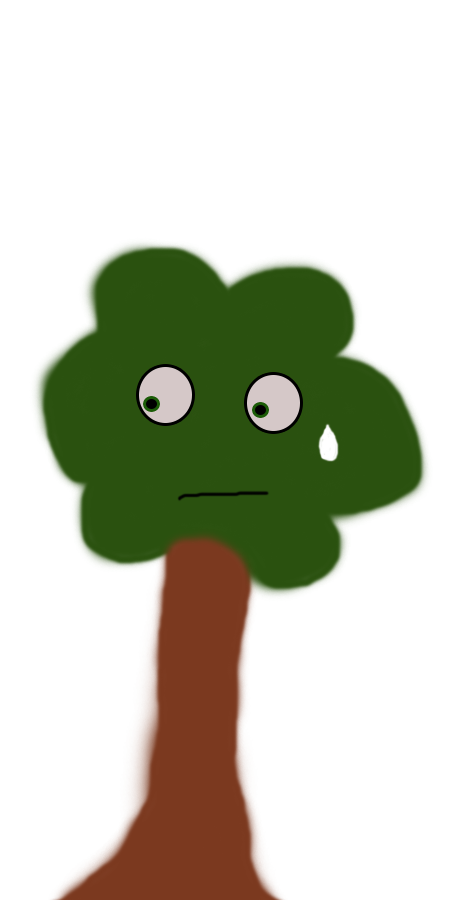
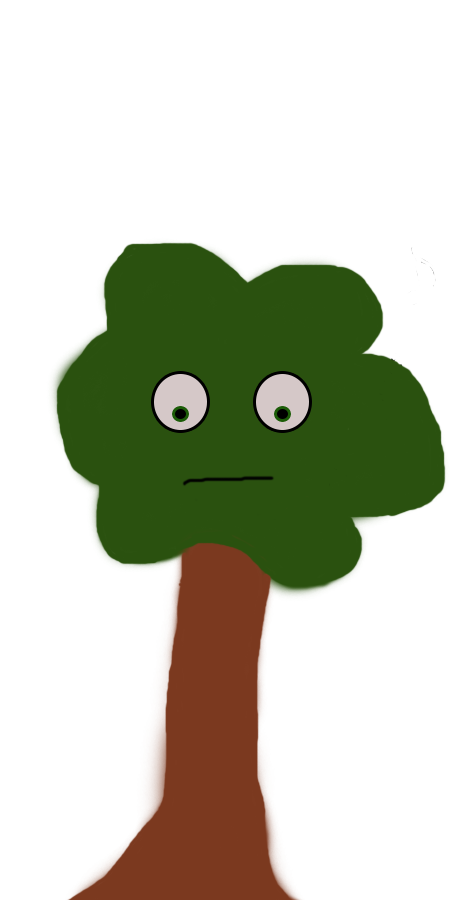
Before/after of a 450px x 900px layered artwork. What changed in the layer stack:
removed layer "pupille2" over [255, 405, 266, 415]
removed layer "pupille" over [146, 399, 157, 409]
removed layer "oeilGauche" over [247, 375, 300, 431]
removed layer "oeilDroit" over [139, 367, 192, 423]
added layer "Calque 4" above "Calque 3" over [179, 475, 275, 496]
added layer "Calque 3" above "Calque 1" over [244, 371, 331, 458]
painted on "Calque 1" over [31, 239, 433, 900]
added layer "Calque 2" over [46, 239, 449, 900]
